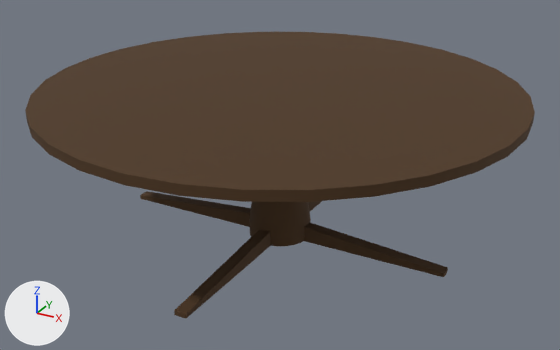
Before and after pictures for a commit that changed the FBX model Models/Room Objects/Round Table.fbx.
The view is the same before and after, from a 50 mm lens placed at (2.36, -4.29, 2.59), pointed at (0.02, -0.03, 0.45). Lighting does not change. The marker at lower left points along +X, +Y and +Z.

Objects in the first picture: 'Round Table'.
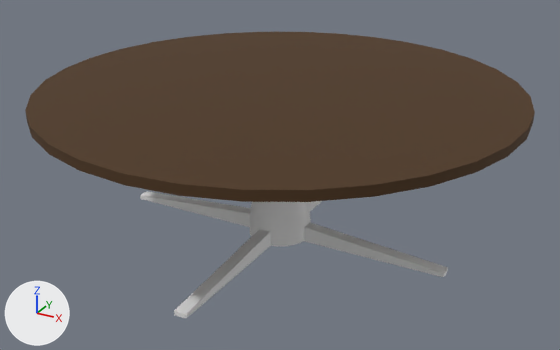
Where the change shows, as pixel boxes (x1, y1, x2, y2) in the pictures (560 x 350 px):
```json
{"part": 1, "of": "me_circle", "change": "recoloured", "before": [140, 191, 448, 318], "after": [140, 191, 448, 318], "on screen": "brown to white"}
```

Scene script edits in JSON lines:
```json
{"op": "add", "block": "mat_tablebase", "code": ["mat_tablebase = principled_material('TableBase')", "mat_tablebase.base_color = (0.8, 0.8, 0.8)  # white #e7e7e7"]}
{"block": "me_circle", "where": "me_circle.from_pydata(...)  # 280 vertices, 250 faces; spans x -1.6..1.6, y -1.6..1.6, z 0.0..1.06"}
{"block": "me_circle", "where": "# used by ob_round_table; location = (0.0, 0.0, 0.0)"}
{"block": "me_circle", "change": "me_circle part 1: all 185 faces centred in x -1.21..1.21, y -1.21..1.21, z 0.0..0.89 switch from mat_tabletop (brown #4c3419) to mat_tablebase (white #e7e7e7)"}
```
